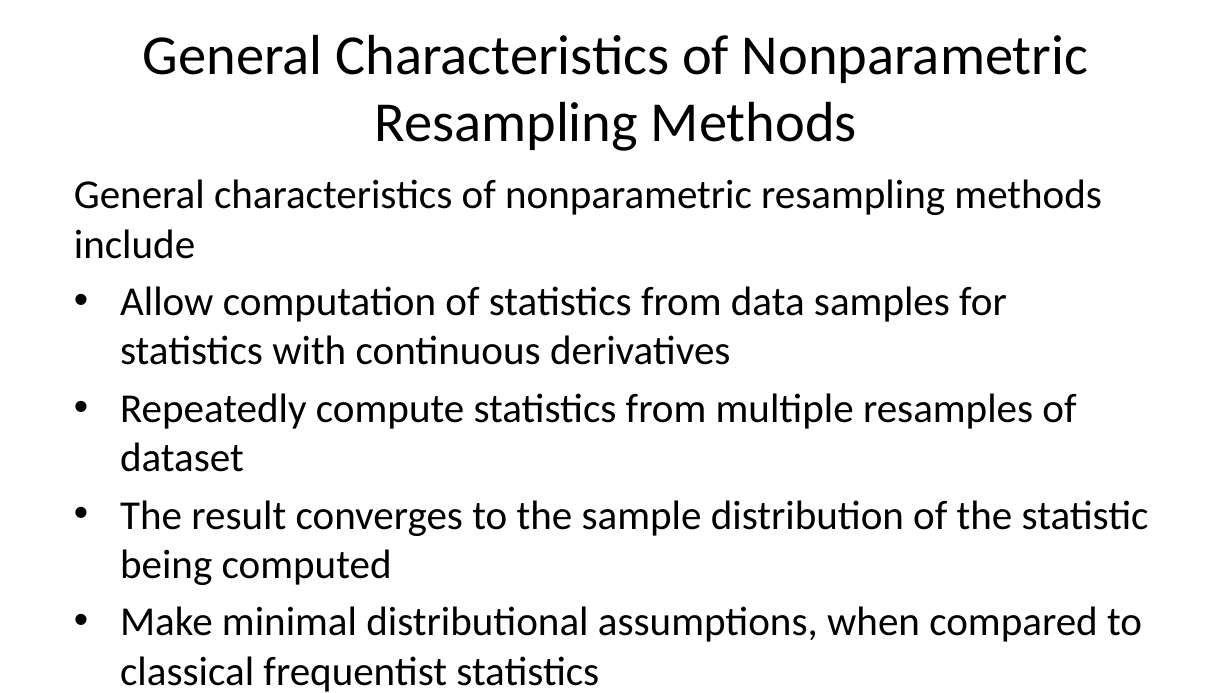
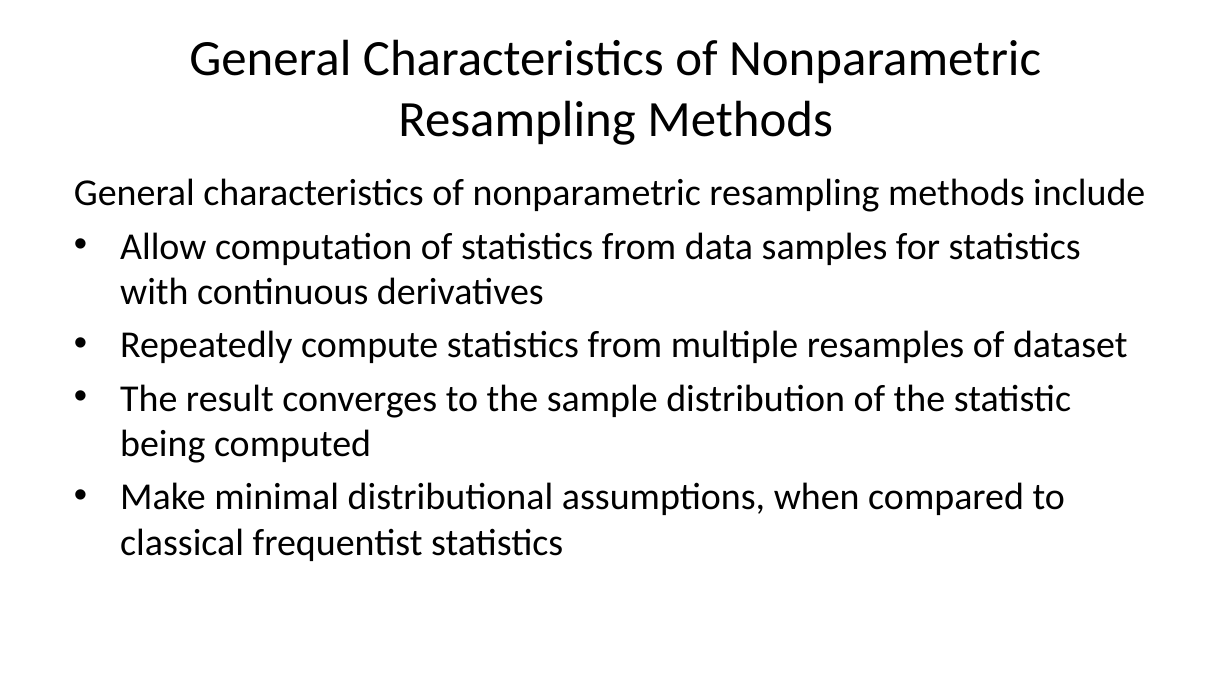
Before and after one commit to StephenElston/CSCI-E-83, a slide deck: slide 6 of LectureSlides/06b_IntroductionToBootstrap.pptx. Drawn at 1232x693 pixels with LibreOffice and Linux fonts; fonts in the diff are those of the drawing. Boxes give left, top, right and bottom in pixels: in the first picture for what was removed or moved away, otherwise in the second. Text is boxed around its words. In the diff, an @@ line names an element or a change of style, - is before the commit and + after.

```diff
--- a/LectureSlides/06b_IntroductionToBootstrap.pptx
+++ b/LectureSlides/06b_IntroductionToBootstrap.pptx
@@ title "General Characteristics of Nonparametric Resampling ..." at (189, 39, 1041, 145): size 33 to 29.7 pt @@
@@ text "General characteristics of nonparametric resampling ..." at (74, 178, 1145, 561): size 24 to 22.2 pt @@
```
Also in this commit, not shown: 14 other slides changed, 2 other files.
